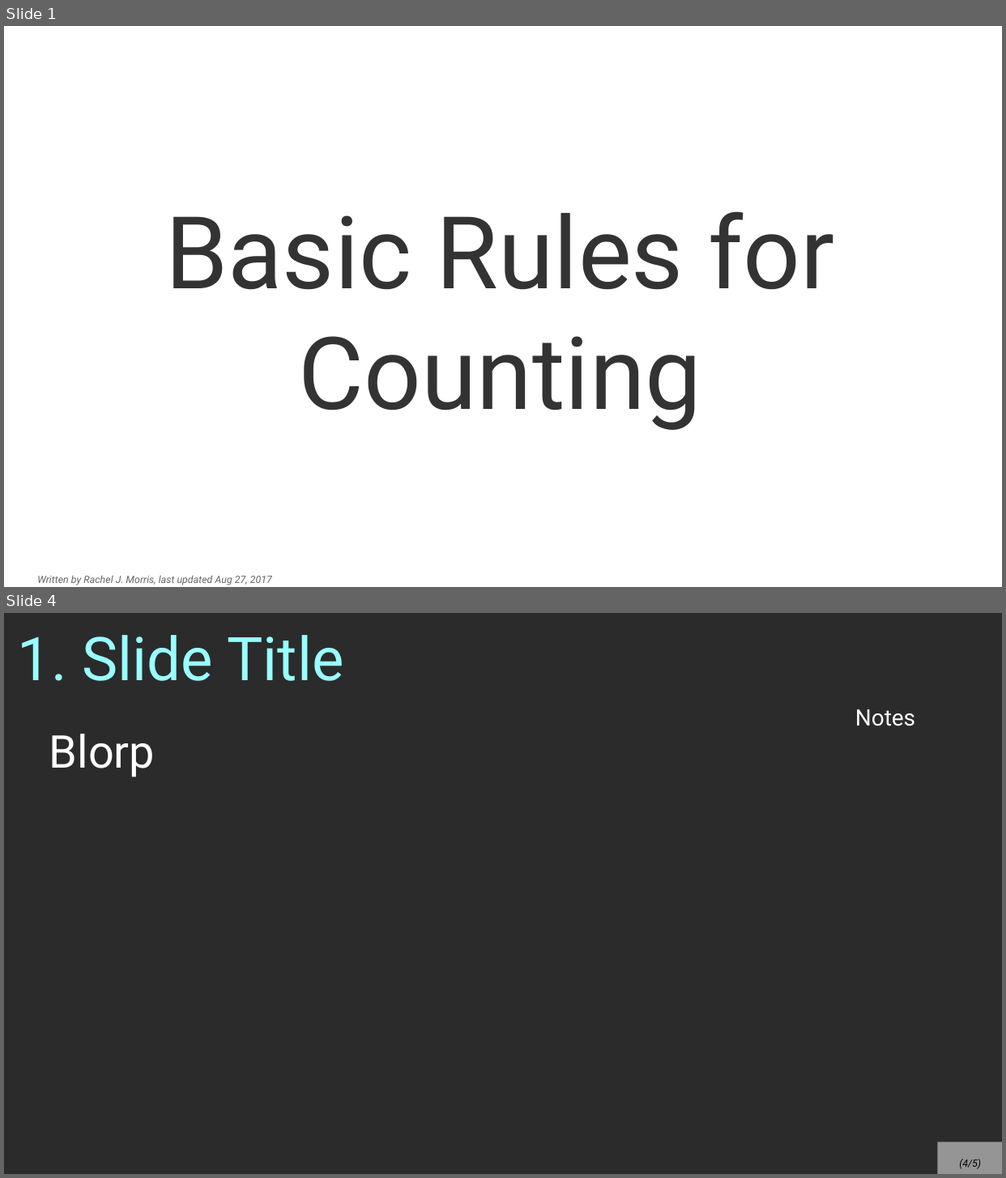
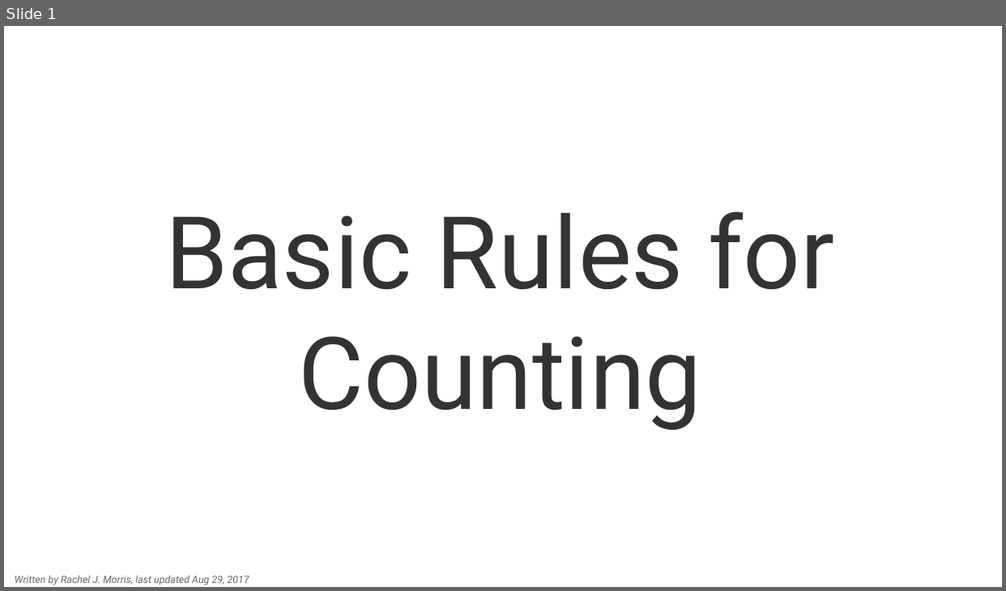
Before and after one commit to nguyenchithien/CS211-Discrete-Structures-II, a slide deck: Lectures/Lecture 5.2.odp. Shown one above the other, each under a label of ours: slides 1 and 4 before the commit, slide 1 after it; the slides between them are not shown. The pictures are 1006x1178 and 1006x591 pixels, drawn with LibreOffice and Linux fonts; fonts in the diff are those of the drawing; background and template pictures are left out; a plain dark background stands for a picture behind light text. Boxes give left, top, right and bottom in pixels: in the first picture for what was removed or moved away, otherwise in the second. Text is boxed around its words. In the diff, an @@ line names an element or a change of style, - is before the commit and + after.

```diff
--- a/Lectures/Lecture 5.2.odp
+++ b/Lectures/Lecture 5.2.odp
@@ slide 4 removed at (4,613,1002,1174), background picture (left out) @@
@@ title removed at (18,635,343,681) @@
-1. Slide Title
@@ text removed at (855,709,915,726) @@
-Notes
@@ text removed at (49,734,155,777) @@
-Blorp
@@ page number removed at (938,1143,1002,1174) @@
-(4/5)
@@ slide 1 changed as well @@
@@ text "Written by Rachel J. Morris, ..." at (15,575,249,586): vertical alignment middle to top @@
@@ text at (15,575,249,586): text changed @@
-Written by Rachel J. Morris, last updated Aug 27, 2017
+Written by Rachel J. Morris, last updated Aug 29, 2017
```
Also in this commit, not shown: 2 other slides changed, 14 slides added, 1 other slide removed, 1 other file.
